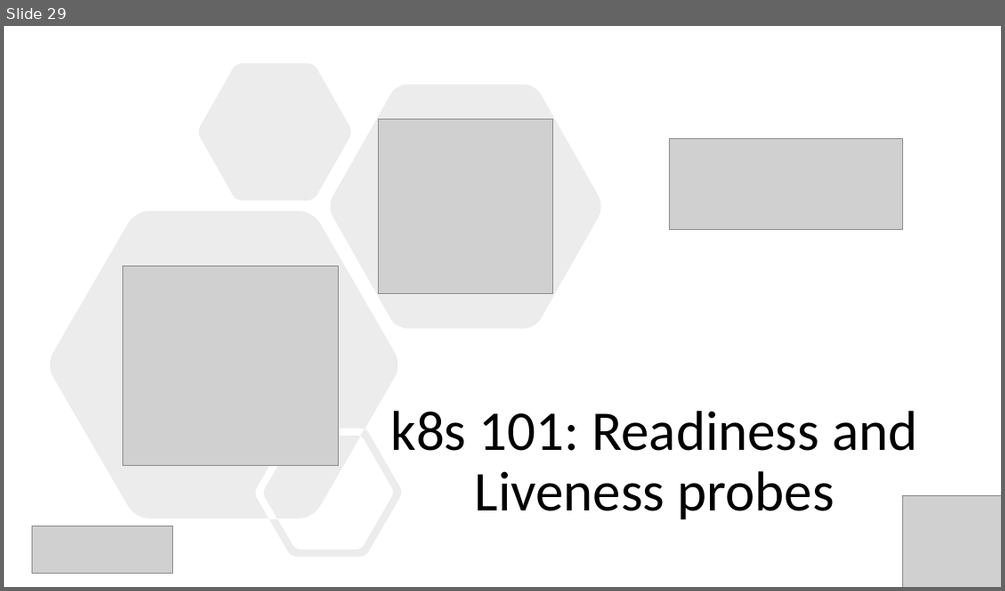
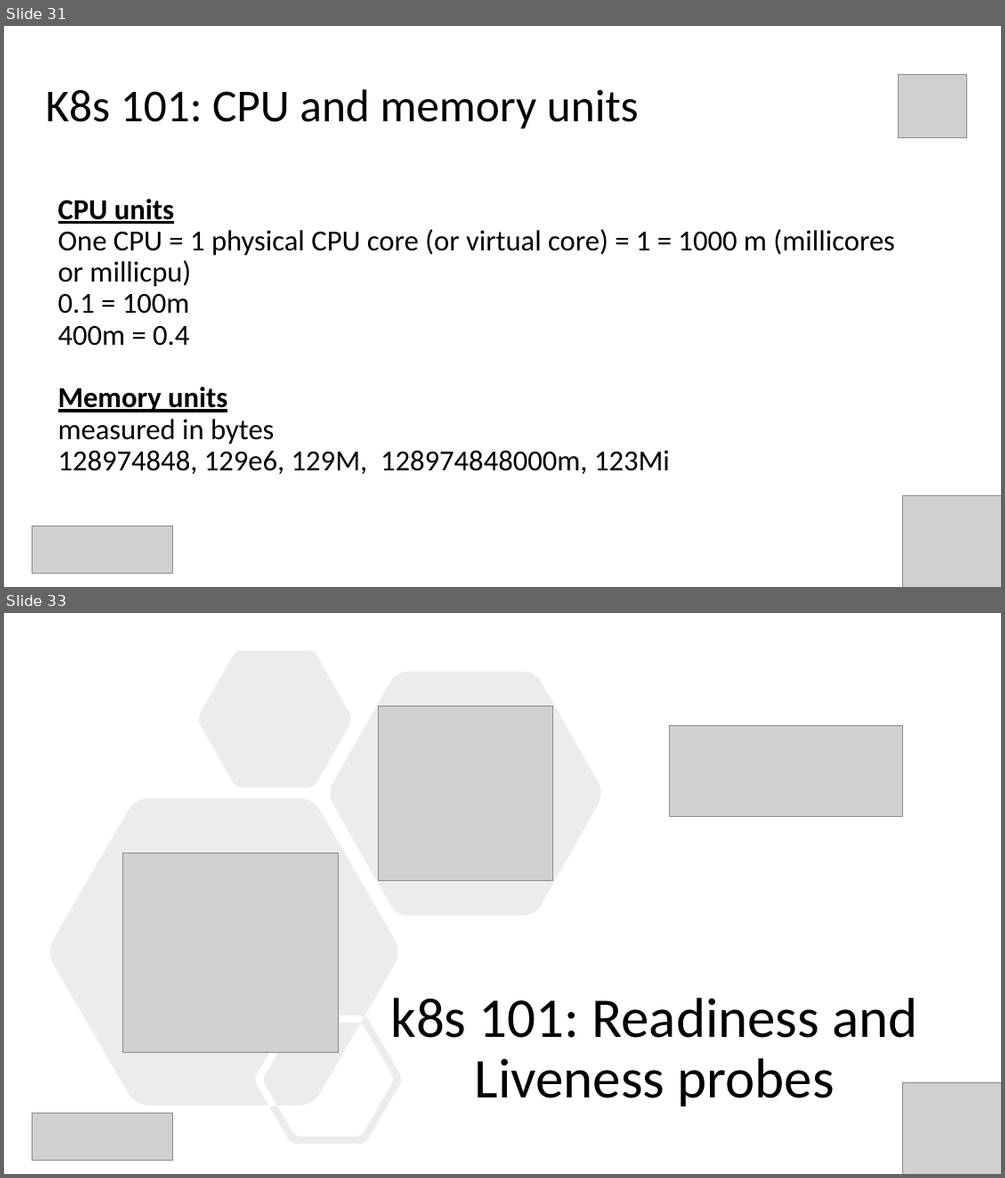
Before and after one commit to Infrastructure-AsCode/aks-101, a slide deck: slides/k8s-101.pptx. Shown one above the other, each under a label of ours: slide 29 before the commit, slides 31 and 33 after it; the slides between them are not shown. The pictures are 1005x591 and 1005x1178 pixels, drawn with LibreOffice and Linux fonts; fonts in the diff are those of the drawing; grey boxes stand for pictures. Boxes give left, top, right and bottom in pixels: in the first picture for what was removed or moved away, otherwise in the second. Text is boxed around its words. In the diff, an @@ line names an element or a change of style, - is before the commit and + after.

```diff
--- a/slides/k8s-101.pptx
+++ b/slides/k8s-101.pptx
@@ slide 31 added at box(4, 26, 1001, 587), background #FFFFFF @@
@@ picture added at box(898, 75, 967, 138) @@
@@ title added at box(46, 89, 639, 129), 44 pt, text #000000 @@
+K8s 101: CPU and memory units
@@ text added at box(58, 199, 895, 474), 28 pt, text #000000 @@
+CPU units
+One CPU = 1 physical CPU core (or virtual core) = 1 = 1000 m (millicores or millicpu)
+0.1 = 100m
+400m = 0.4
+Memory units
+measured in bytes
+128974848, 129e6, 129M, 128974848000m, 123Mi
@@ picture added at box(903, 495, 1001, 587) @@
@@ picture added at box(32, 526, 173, 573) @@
@@ what was slide 29 is now slide 33 @@
```
Also in this commit, not shown: 7 slides changed, 26 other slides added, 2 slides removed, 19 other files.
